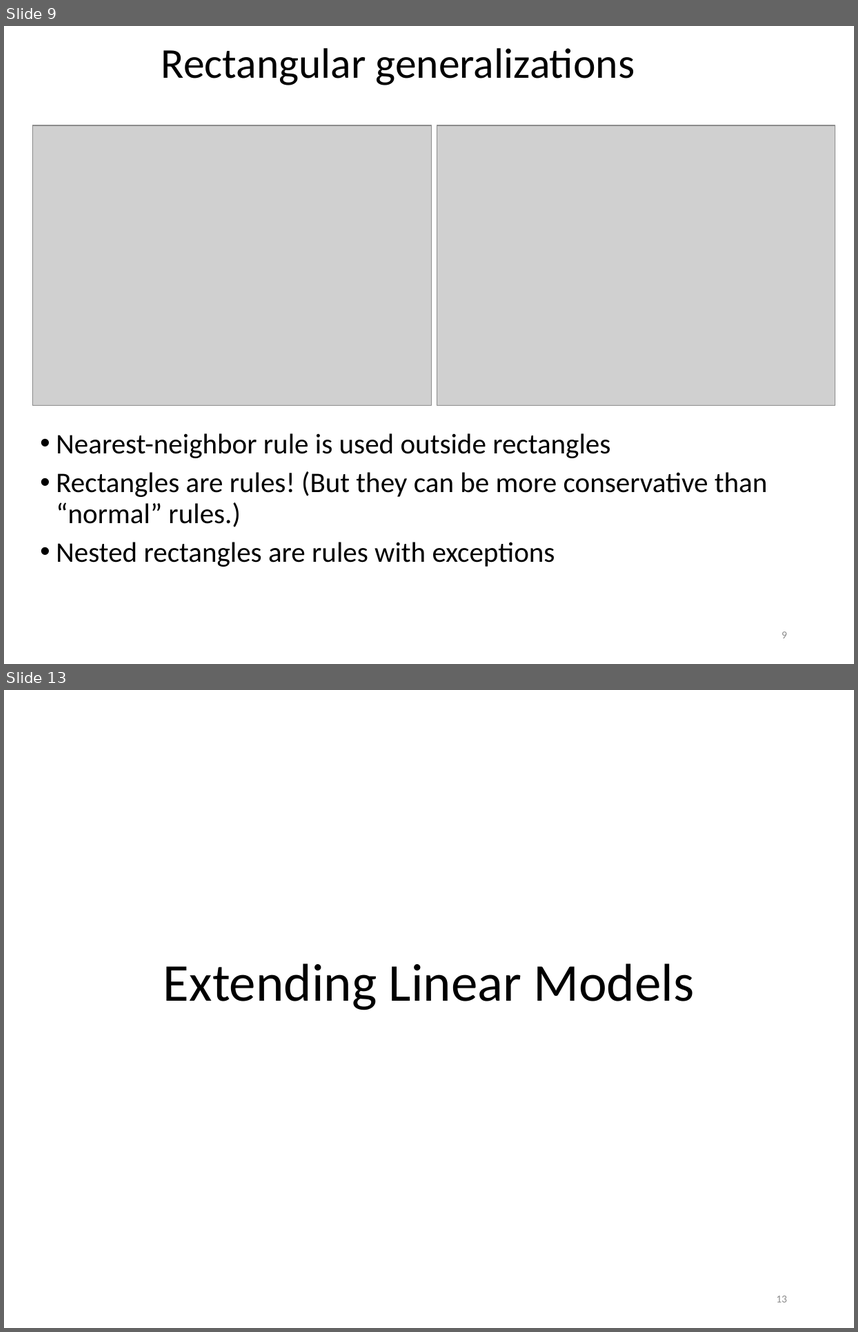
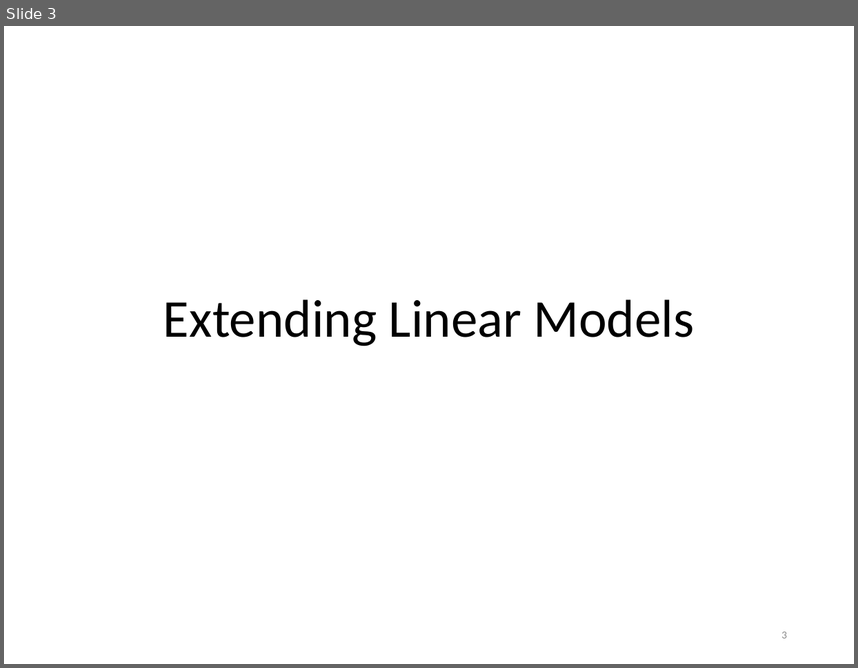
Before and after one commit to khaledmrasheed/khaledmrasheed.github.io, a slide deck: DMcourse/Chapter7.pptx. Shown one above the other, each under a label of ours: slides 9 and 13 before the commit, slide 3 after it; the slides between them are not shown. The pictures are 858x1332 and 858x668 pixels, drawn with LibreOffice and Linux fonts; fonts in the diff are those of the drawing; grey boxes stand for pictures. Boxes give left, top, right and bottom in pixels: in the first picture for what was removed or moved away, otherwise in the second. Text is boxed around its words. In the diff, an @@ line names an element or a change of style, - is before the commit and + after.

```diff
--- a/DMcourse/Chapter7.pptx
+++ b/DMcourse/Chapter7.pptx
@@ slide 9 removed at bbox=[4, 26, 854, 664], background #FFFFFF @@
@@ title removed at bbox=[161, 48, 635, 85] @@
-Rectangular generalizations
@@ picture removed at bbox=[33, 125, 432, 405] @@
@@ picture removed at bbox=[437, 125, 835, 405] @@
@@ text removed at bbox=[56, 433, 768, 566] @@
-• Nearest-neighbor rule is used outside rectangles
-• Rectangles are rules! (But they can be more conservative than “normal” rules.)
-• Nested rectangles are rules with exceptions
@@ page number removed at bbox=[782, 631, 787, 638] @@
-9
@@ what was slide 13 is now slide 3 @@
@@ page number at bbox=[782, 631, 787, 638]: text changed @@
-13
+3
```
Also in this commit, not shown: 2 slides changed, 9 other slides removed.
